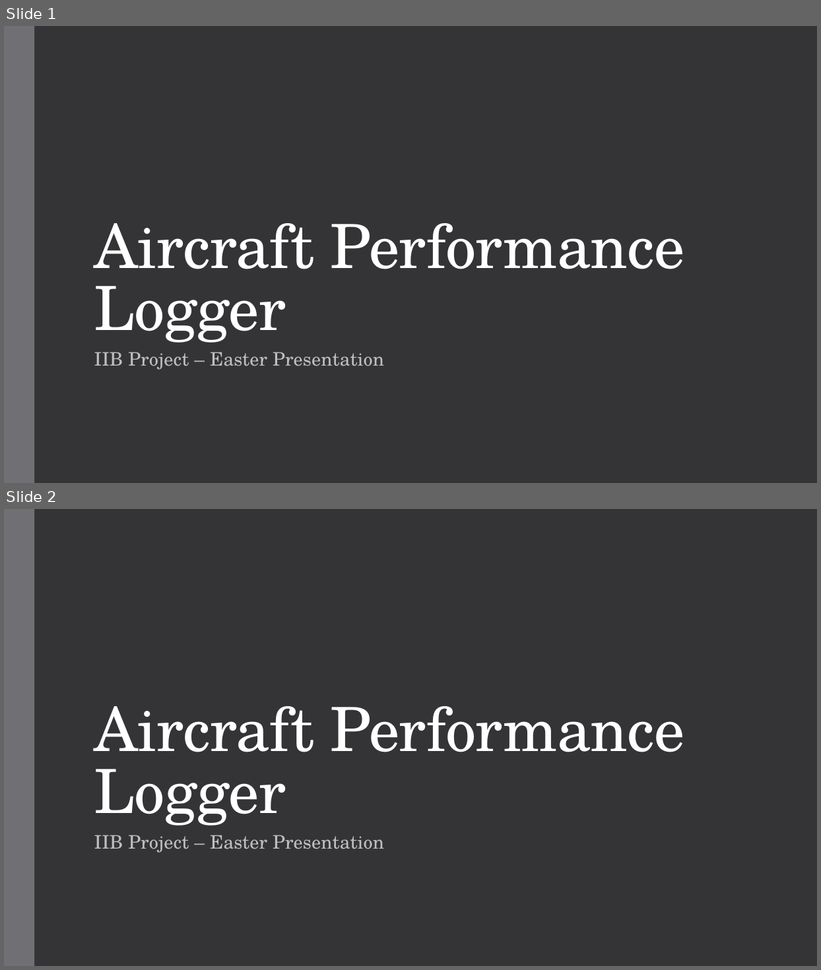
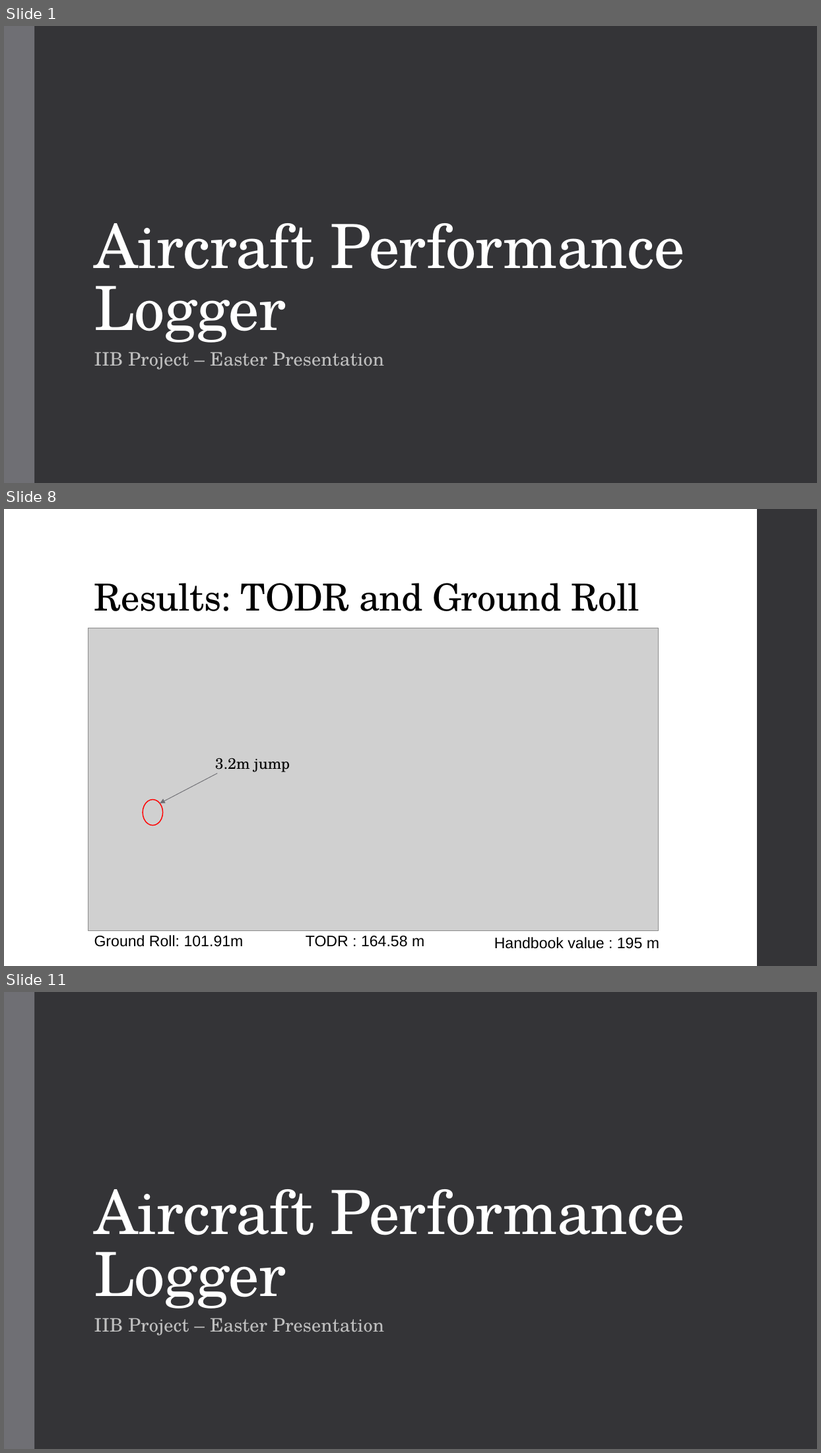
Before and after one commit to BaileyBrookes/Part_IIB_Project, a slide deck: Easter Pressentation/bdb31_easter_presentation.pptx. Shown one above the other, each under a label of ours: slides 1 and 2 before the commit, slides 1, 8 and 11 after it; the slides between them are not shown. The pictures are 821x970 and 821x1453 pixels, drawn with LibreOffice and Linux fonts; fonts in the diff are those of the drawing; grey boxes stand for pictures. Boxes give left, top, right and bottom in pixels: in the first picture for what was removed or moved away, otherwise in the second. Text is boxed around its words. In the diff, an @@ line names an element or a change of style, - is before the commit and + after.

```diff
--- a/Easter Pressentation/bdb31_easter_presentation.pptx
+++ b/Easter Pressentation/bdb31_easter_presentation.pptx
@@ slide 8 added at (4,509,817,966), background #FFFFFF @@
@@ rectangle added at (757,509,817,966), fill #353537 @@
@@ title added at (94,583,640,611), 44 pt, text #000000 @@
+Results: TODR and Ground Roll
@@ picture added at (88,628,659,931) @@
@@ text added at (215,758,290,774), 18 pt, text #000000 @@
+3.2m jump
@@ arrow added from (217, 774) to (160, 803), #6F6F74 0.75 pt @@
@@ ellipse added at (143,800,162,826), outline #FF0000 1.1 pt @@
@@ text added at (94,935,244,947), 18 pt, text #000000 @@
+Ground Roll: 101.91m
@@ text added at (306,936,424,947), 18 pt, text #000000 @@
+TODR : 164.58 m
@@ text added at (494,937,659,949), 18 pt, text #000000 @@
+Handbook value : 195 m
@@ what was slide 2 is now slide 11 @@
```
Also in this commit, not shown: 8 other slides added, 8 other files.
